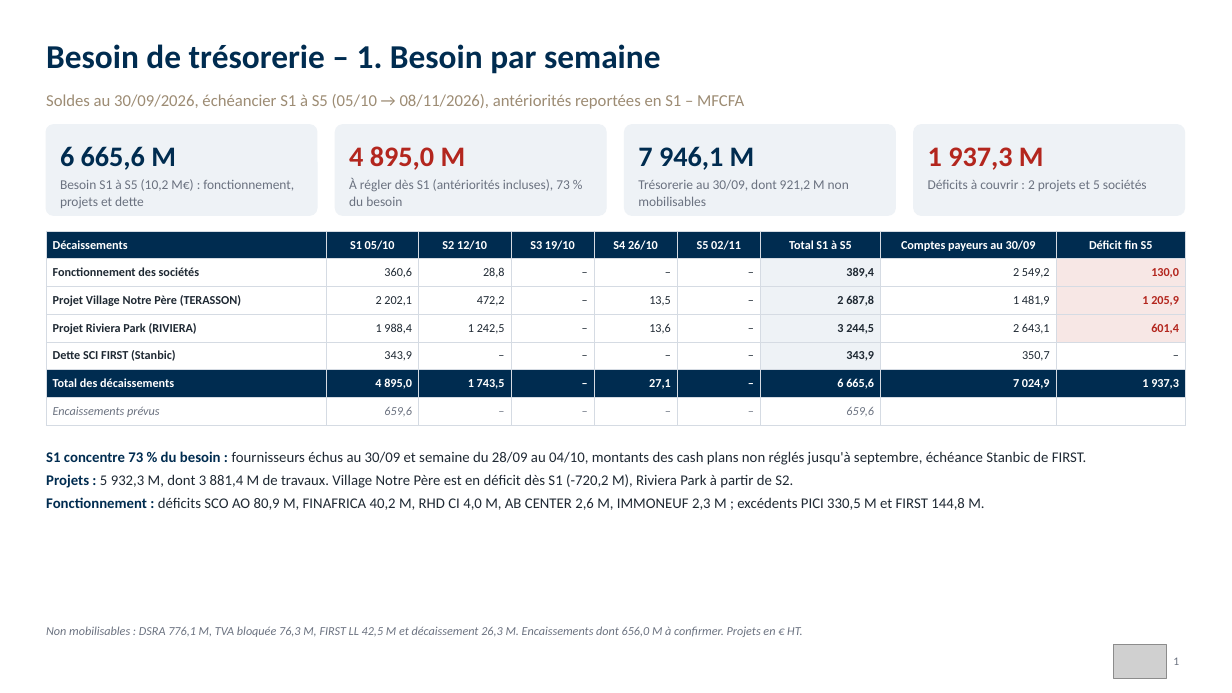
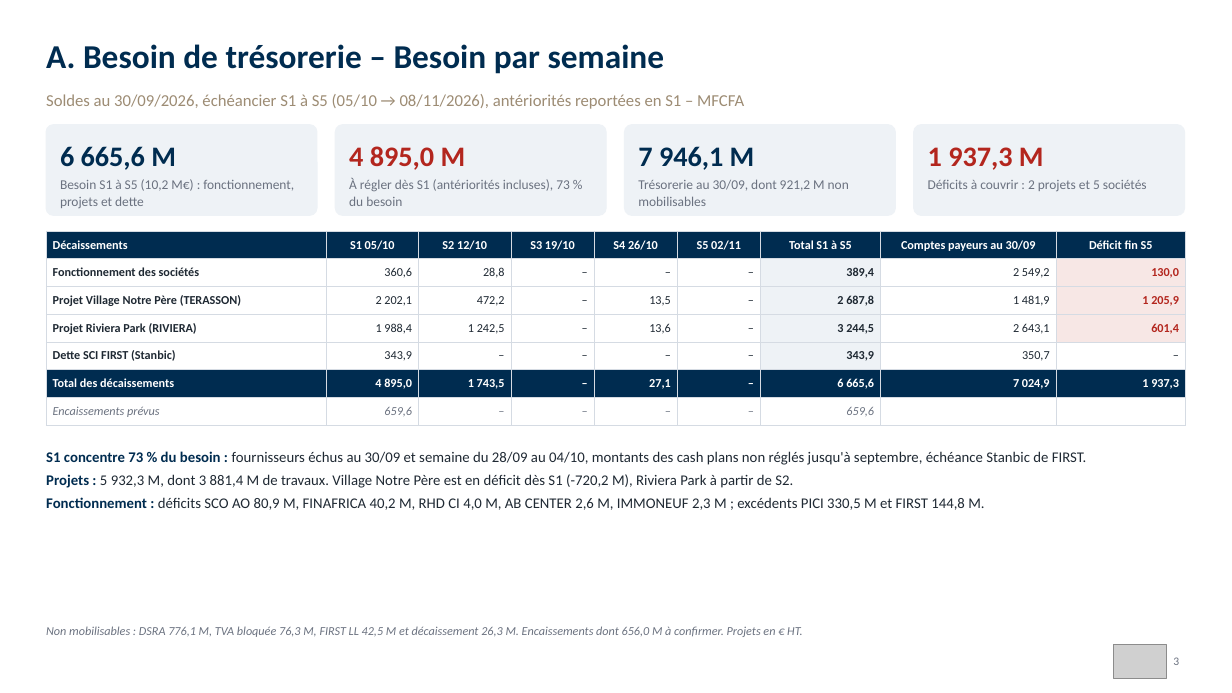
Before and after one commit to angehkouadio/claudeproject, a slide deck: slide 3 of RCI_Besoins_Tresorerie_Comptes_Paiement_30-09-2026.pptx (slide 1 before the commit). Drawn at 1232x693 pixels with LibreOffice and Linux fonts; fonts in the diff are those of the drawing; grey boxes stand for pictures. Boxes give left, top, right and bottom in pixels: in the first picture for what was removed or moved away, otherwise in the second. Text is boxed around its words. In the diff, an @@ line names an element or a change of style, - is before the commit and + after.

```diff
--- a/RCI_Besoins_Tresorerie_Comptes_Paiement_30-09-2026.pptx
+++ b/RCI_Besoins_Tresorerie_Comptes_Paiement_30-09-2026.pptx
@@ text at (46,44,665,74): text changed @@
-Besoin de trésorerie – 1. Besoin par semaine
+A. Besoin de trésorerie – Besoin par semaine
@@ text at (1173,657,1179,665): text changed @@
-1
+3
```
Also in this commit, not shown: 2 other slides changed, 2 slides added.
